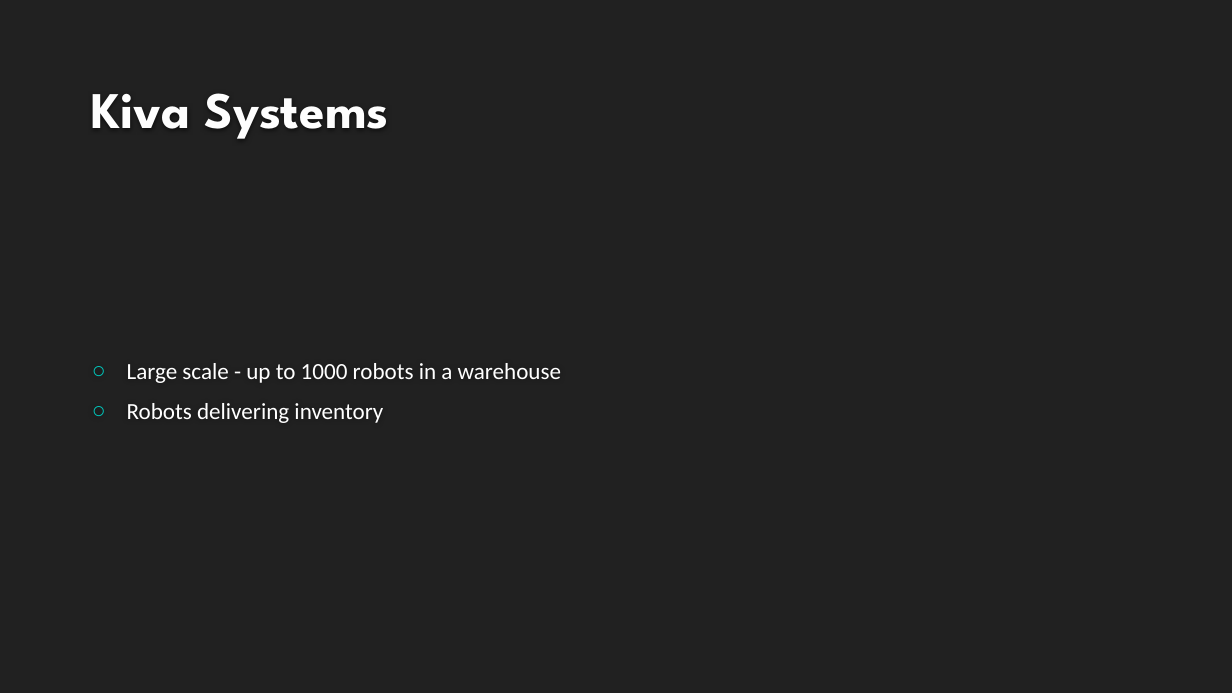
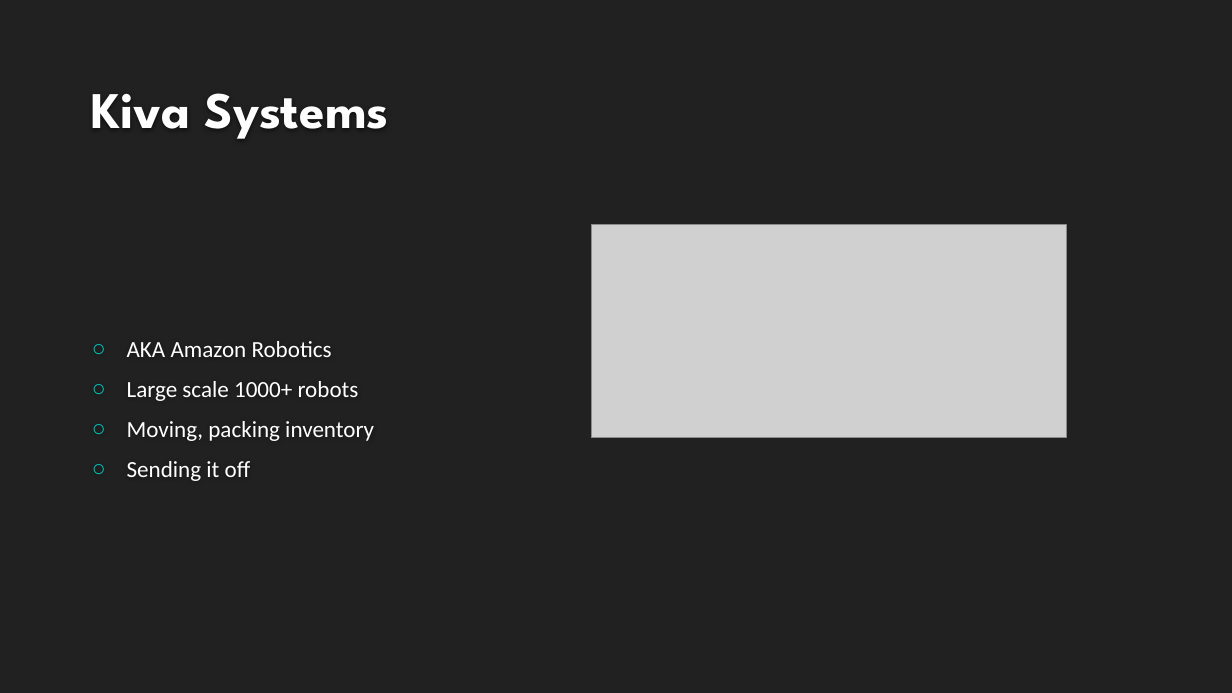
Before and after one commit to VikingDai/Honours-MAPF, a slide deck: slide 12 of Documents/Intermediate Presentation/NewPresentation.pptx (slide 17 before the commit). Drawn at 1232x693 pixels with LibreOffice and Linux fonts; fonts in the diff are those of the drawing; grey boxes stand for pictures; background and template pictures are left out. Boxes give left, top, right and bottom in pixels: in the first picture for what was removed or moved away, otherwise in the second. Text is boxed around its words. In the diff, an @@ line names an element or a change of style, - is before the commit and + after.

```diff
--- a/Documents/Intermediate Presentation/NewPresentation.pptx
+++ b/Documents/Intermediate Presentation/NewPresentation.pptx
@@ picture added at box(592, 225, 1067, 438) @@
@@ text at box(127, 341, 374, 481): text changed @@
-○ Large scale - up to 1000 robots in a warehouse
-○ Robots delivering inventory
+○ AKA Amazon Robotics
+○ Large scale 1000+ robots
+○ Moving, packing inventory
+○ Sending it off
```
Also in this commit, not shown: 17 other slides changed, 23 slides added, 12 slides removed, 3 other files.
